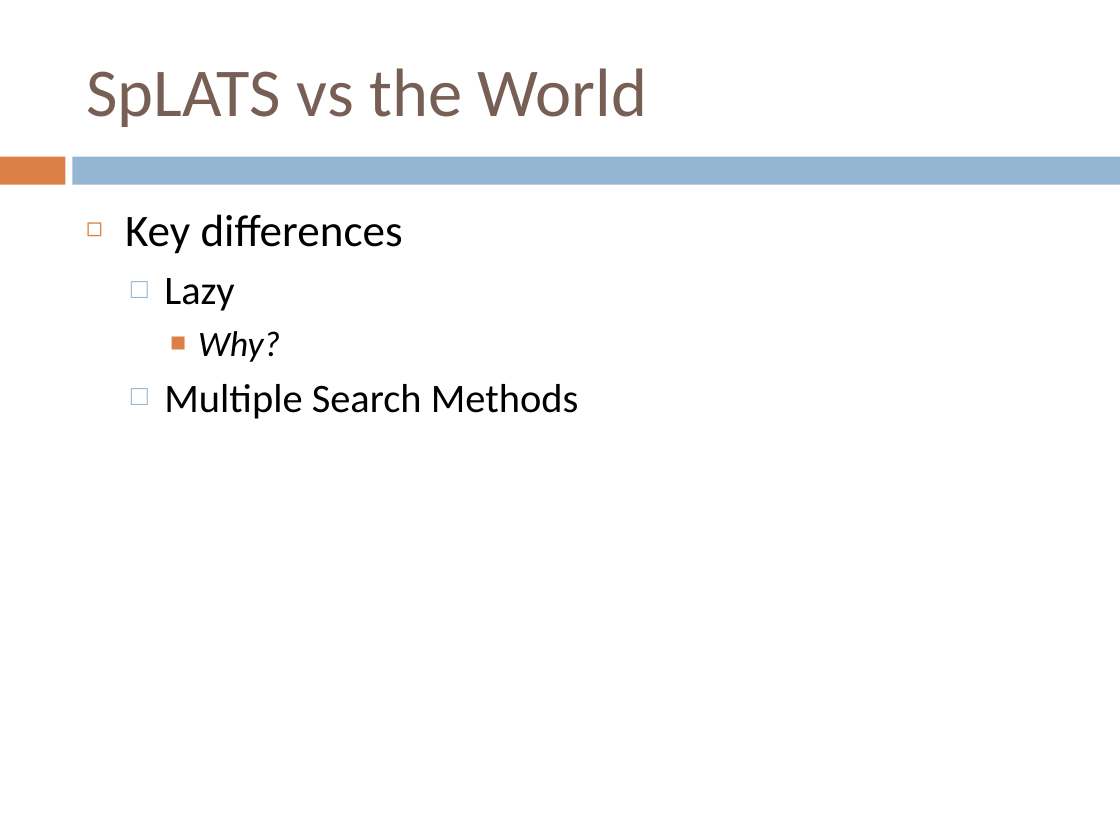
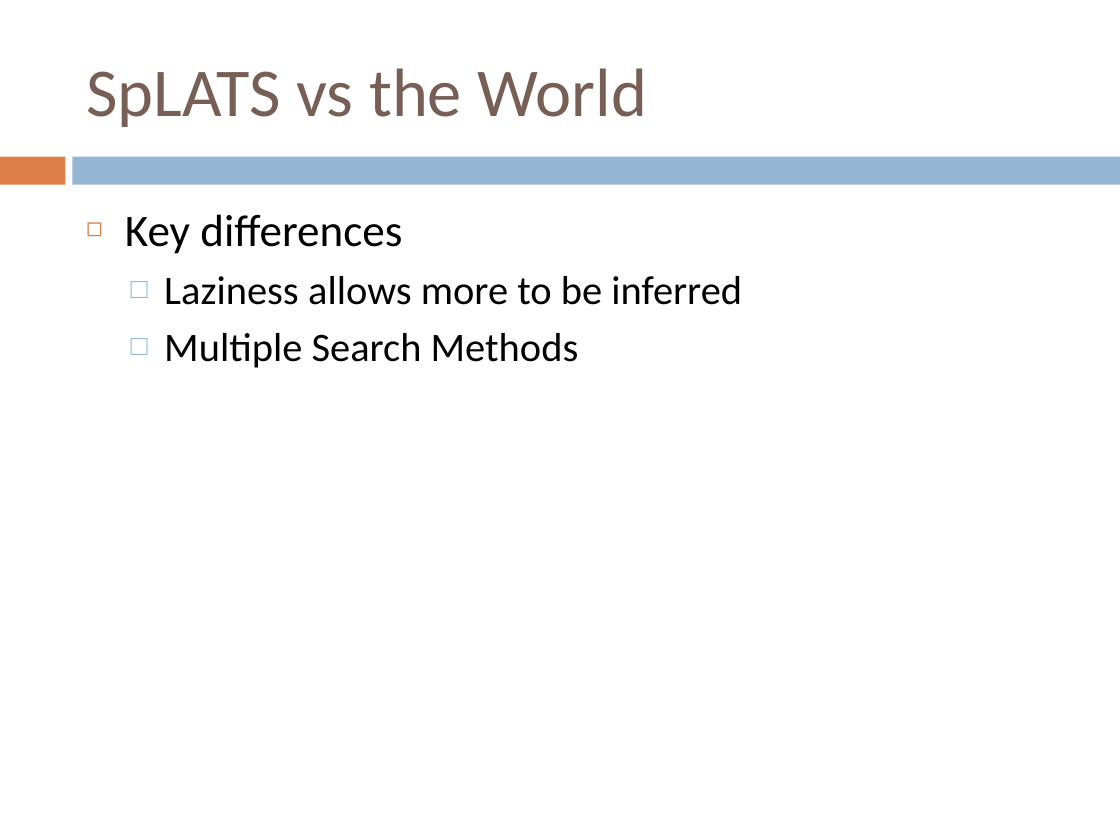
Before and after one commit to IgnoredAmbience/splats, a slide deck: slide 5 of docs/SpLATS.ppt. Drawn at 1120x840 pixels with LibreOffice and Linux fonts; fonts in the diff are those of the drawing. Boxes give left, top, right and bottom in pixels: in the first picture for what was removed or moved away, otherwise in the second. Text is boxed around its words. In the diff, an @@ line names an element or a change of style, - is before the commit and + after.

```diff
--- a/docs/SpLATS.ppt
+++ b/docs/SpLATS.ppt
@@ text at <box>164,276,742,305</box>: text changed @@
-  □ Lazy
-    ■ Why?
+  □ Laziness allows more to be inferred
```
Also in this commit, not shown: 6 other slides changed, 2 slides added, 2 slides removed.
